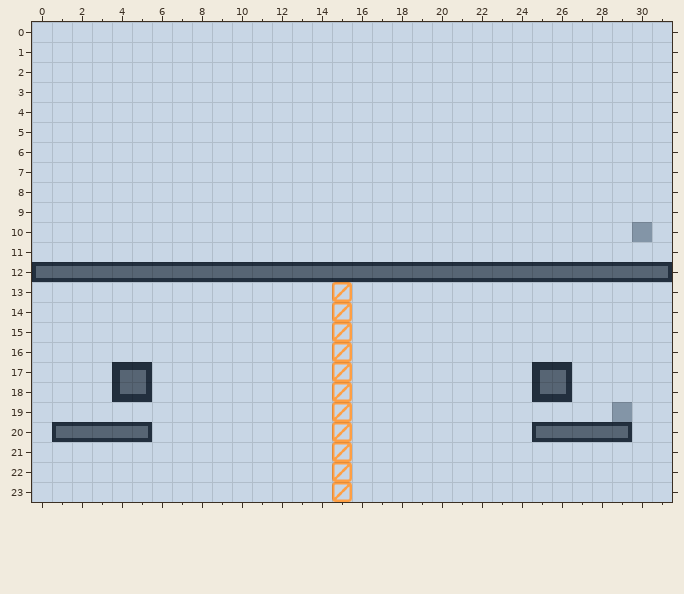
Tiled map -- maps/1.tmx. The first picture shows the starting point.
Cells are 32x32 px. Shown: x 0..31, y 0..23.
Once edited:
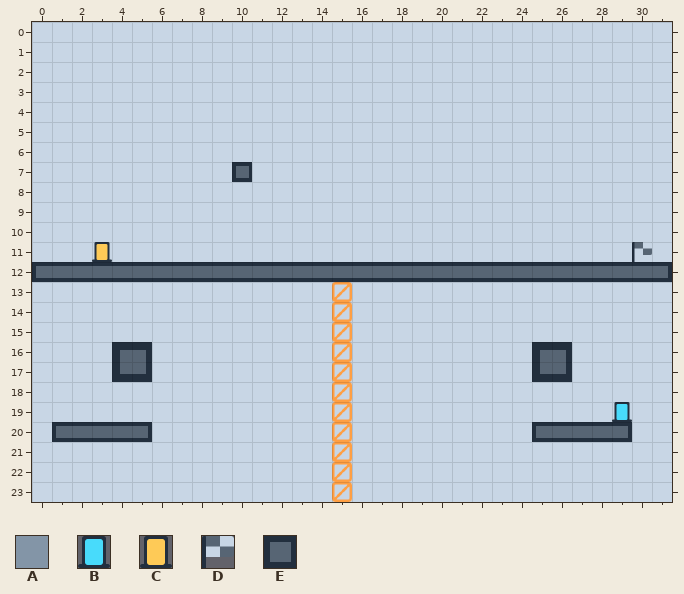
Key: from "tilemap": A 6, B 7, C 8, D 9, E 39.
_ is an empty cell.
Objects are placed by their top-left corner, in cells (3,4 is the top-left corner of cell 3,4); size is 1x1 cell unless given.
The edit:
Layer "Barrier":
y 11: x 3 _ -> C
Layer "Interactions":
added: D at 30,11
added: B at 29,19
removed: A at 30,10
removed: A at 29,19
Layer "Dynamic":
changed: E at 4,17 size 2x2 -> E at 4,16 size 2x2
changed: E at 25,17 size 2x2 -> E at 25,16 size 2x2
added: E at 10,7
Where, in picture pixels (left, top, right, bottom), the same in both pictures:
added: (232, 162, 252, 182)
changed: (632, 222, 652, 262)
added: (92, 242, 112, 262)
changed: (112, 342, 152, 402)
changed: (532, 342, 572, 402)
changed: (612, 402, 632, 422)
